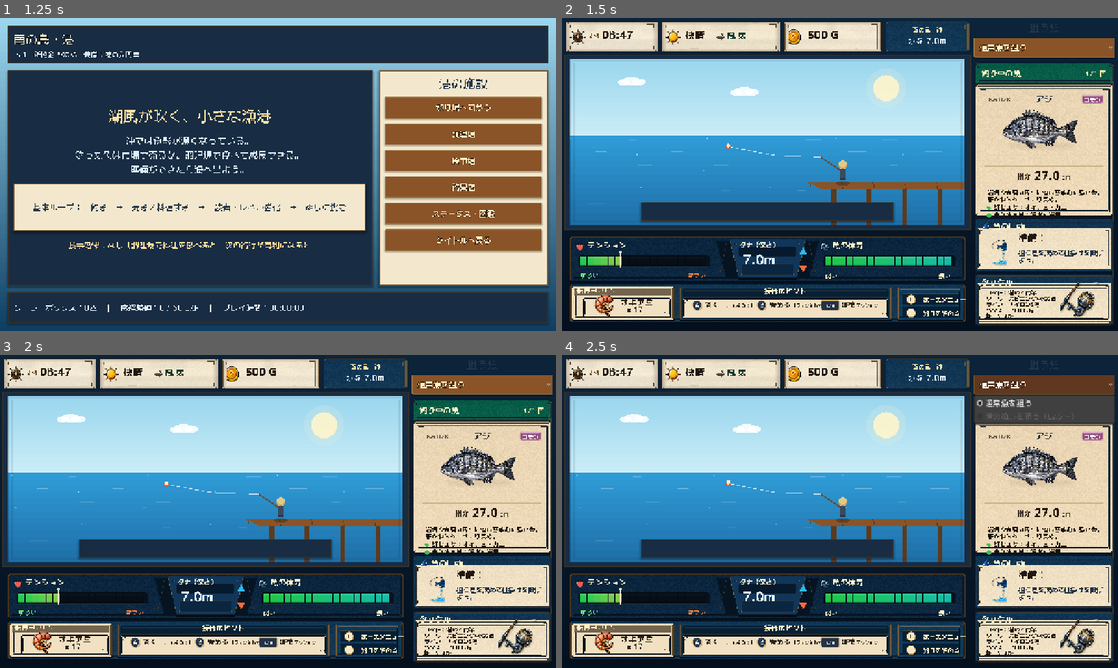
Above: before the commit, frames 1-4 (two rows, left to right).
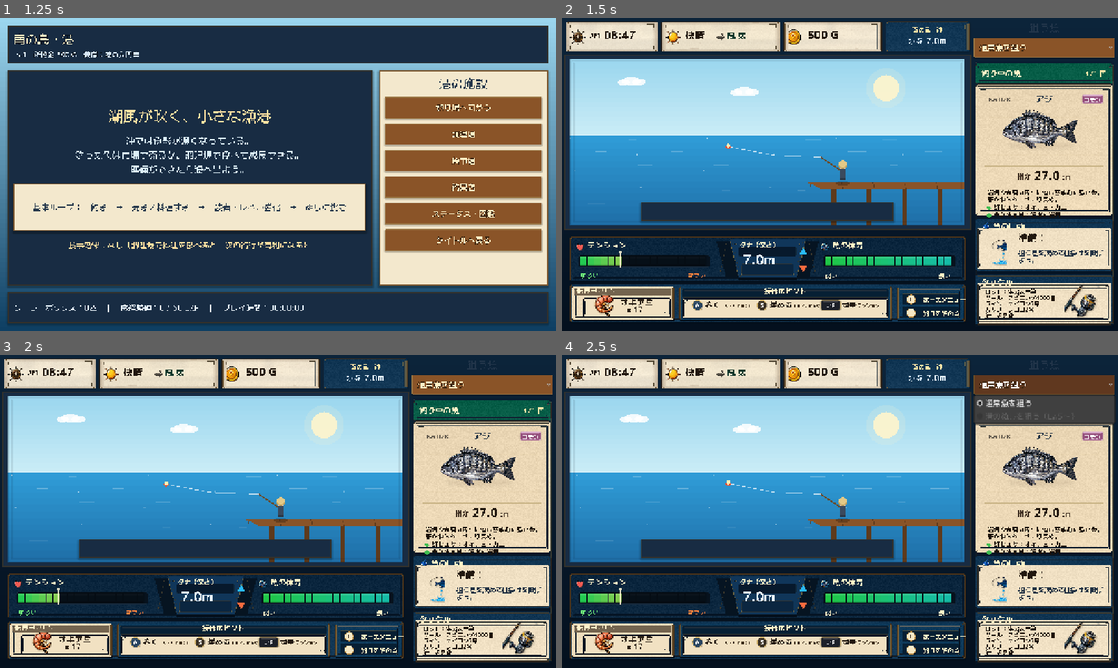
Above: after the commit, the same moments.

Repository: RYUKOU-OKUMURA/tsuri_quest_umi_mvp
Game: Godot game, scene res://scenes/main.tscn
Two runs of this game, one before a commit and one after it. Both use one fixed random seed, a clock stepped at 60 frames per second and the inputs below.
Inputs:
- Up to frame 1 (1.25 s): click "ゲームを始める" at 0.5 s
- Up to frame 2 (1.5 s): click "釣り場へ向かう" at 1.25 s
- Up to frame 3 (2 s): no input
- Up to frame 4 (2.5 s): click "通常魚を狙う" at 2 s

Frame 1 is identical in both runs. In frame 2, 1.1% of the frame differs, in the area x 5-97%, y 4-96%; in frame 3, 1.1%; in frame 4, 1.1%.

Commit message:
Freeze underwater fight v1 showcase pass

Diff:
--- a/src/ui/components/fight_hud.gd
+++ b/src/ui/components/fight_hud.gd
@@ -394,11 +394,18 @@
 
 func _draw_key_hint_compact(font: Font, rect: Rect2, key: String, label: String, note: String, active: bool = false) -> void:
 	var is_long_key := key.length() > 1
-	var key_origin := rect.position + Vector2(7.0, 5.5)
-	var key_w := 25.0 if not is_long_key else 43.0
-	var key_h := 23.0
+	var key_origin := rect.position + Vector2(6.5, 5.0)
+	var key_w := 27.0 if not is_long_key else 46.0
+	var key_h := 24.0
 	var key_rect := Rect2(key_origin, Vector2(key_w, key_h))
-	var key_fill := Color("#253247") if not active else Color("#40516c")
+	var key_fill := Color("#1c2029")
+	match key:
+		"A":
+			key_fill = Color("#28445f")
+		"B":
+			key_fill = Color("#3a3023")
+	if active:
+		key_fill = key_fill.lightened(0.18)
 	var key_border := Color("#d5b56b") if not active else Color("#ffe38f")
 	if is_long_key:
 		var style := StyleBoxFlat.new()
@@ -412,17 +419,17 @@
 		draw_line(key_rect.position + Vector2(6.0, 4.0), key_rect.position + Vector2(key_rect.size.x - 6.0, 4.0), Color(1.0, 1.0, 1.0, 0.14), 1.0)
 	else:
 		var center := key_rect.position + key_rect.size * 0.5
-		draw_circle(center + Vector2(1.0, 1.4), 11.2, Color(0.0, 0.0, 0.0, 0.22))
-		draw_circle(center, 10.5, key_fill)
-		draw_circle(center, 10.5, key_border, false, 1.0)
+		draw_circle(center + Vector2(1.0, 1.4), 12.1, Color(0.0, 0.0, 0.0, 0.22))
+		draw_circle(center, 11.4, key_fill)
+		draw_circle(center, 11.4, key_border, false, 1.0)
 		draw_line(center + Vector2(-6.0, -5.5), center + Vector2(6.0, -5.5), Color(1.0, 1.0, 1.0, 0.16), 1.0)
-	var key_size := 13 if not is_long_key else 11
+	var key_size := 14 if not is_long_key else 12
 	var key_text_w := font.get_string_size(key, HORIZONTAL_ALIGNMENT_LEFT, -1, key_size).x
-	_draw_text(font, key, key_rect.position + Vector2((key_rect.size.x - key_text_w) * 0.5, 16.2), key_size, Color.WHITE, 1)
-	var label_size := 16 if not is_long_key else 15
+	_draw_text(font, key, key_rect.position + Vector2((key_rect.size.x - key_text_w) * 0.5, 17.0), key_size, Color.WHITE, 1)
+	var label_size := 17 if not is_long_key else 16
 	var note_size := 11 if not is_long_key else 10
-	var label_pos := key_rect.position + Vector2(key_rect.size.x + (6.0 if not is_long_key else 5.0), 16.2)
-	_draw_text(font, label, label_pos, label_size, Color("#2b2117"), 0)
+	var label_pos := key_rect.position + Vector2(key_rect.size.x + (5.0 if not is_long_key else 4.0), 17.0)
+	_draw_text(font, label, label_pos, label_size, Color("#21170f"), 0)
 	var note_font := FightFontsScript.regular(get_theme_default_font())
 	var note_text := _compact_control_note(note)
 	if not is_long_key:
@@ -431,9 +438,10 @@
 	var note_pos := label_pos + Vector2(label_w + (3.0 if is_long_key else 2.0), 0.0)
 	var available_w := rect.end.x - note_pos.x - 1.0
 	var note_w := note_font.get_string_size(note_text, HORIZONTAL_ALIGNMENT_LEFT, -1, note_size).x
-	if note_w > available_w:
+	while note_w > available_w and note_size > 9:
 		note_size = max(9, note_size - 1)
-	_draw_text(note_font, note_text, note_pos, note_size, Color("#2b2117"), 0)
+		note_w = note_font.get_string_size(note_text, HORIZONTAL_ALIGNMENT_LEFT, -1, note_size).x
+	_draw_text(note_font, note_text, note_pos, note_size, Color("#3a2a18"), 0)
 
 
 func _draw_key_row(font: Font, pos: Vector2, key: String, label: String) -> void:
--- a/src/ui/components/fight_sidebar.gd
+++ b/src/ui/components/fight_sidebar.gd
@@ -197,8 +197,8 @@
 	var has_tackle_icon := _tackle_card_icon != null or _icons != null
 	var icon_reserved_width := 12.0
 	if has_tackle_icon:
-		icon_reserved_width = 112.0 if _sidebar_frame != null else 66.0
-	var text_offset := Vector2(15.0, 14.0) if _sidebar_frame != null else Vector2(12.0, 14.0)
+		icon_reserved_width = 104.0 if _sidebar_frame != null else 66.0
+	var text_offset := Vector2(14.0, 12.0) if _sidebar_frame != null else Vector2(12.0, 14.0)
 	var text_width := body.size.x - icon_reserved_width - text_offset.x
 	var lines: Array[String] = []
 	if _sidebar_frame != null:
@@ -223,7 +223,7 @@
 		var line_color := Color("#160d07") if _sidebar_frame != null and i == 0 else tackle_text_color
 		_draw_wrapped(line_font, lines[i], body.position + text_offset + Vector2(0.0, float(i) * tackle_line_gap), text_width, tackle_font_size, line_color, 1, tackle_font_size + 2.0)
 	if _tackle_card_icon != null or _icons != null:
-		var icon_rect := Rect2(body.end - Vector2(134.0, 98.0), Vector2(130.0, 94.0)) if _sidebar_frame != null else Rect2(body.end - Vector2(50.0, 50.0), Vector2(40.0, 40.0))
+		var icon_rect := Rect2(body.end - Vector2(122.0, 90.0), Vector2(118.0, 86.0)) if _sidebar_frame != null else Rect2(body.end - Vector2(50.0, 50.0), Vector2(40.0, 40.0))
 		_draw_tackle_icon(icon_rect)
 	else:
 		_draw_simple_rod(body.position + Vector2(body.size.x - 62.0, body.size.y - 24.0))
--- a/src/ui/components/fight_status_bar.gd
+++ b/src/ui/components/fight_status_bar.gd
@@ -94,9 +94,9 @@
 	var title_y := rect.position.y + rect.size.y * 0.40
 	var body_y := rect.position.y + rect.size.y * 0.72
 	if not dark and title == "AM":
-		var am_y := rect.position.y + rect.size.y * 0.55
-		_draw_text_clipped(regular_font, title, Vector2(text_x - 4.0, am_y), 14, title_color, max_width, outline)
-		_draw_text_clipped(font, body, Vector2(text_x + 26.0, am_y + 1.0), 24, body_color, max_width - 26.0, outline)
+		var am_y := rect.position.y + rect.size.y * 0.56
+		_draw_text_clipped(font, title, Vector2(text_x - 4.0, am_y), 16, Color("#21170f"), max_width, outline)
+		_draw_text_clipped(font, body, Vector2(text_x + 31.0, am_y + 1.0), 24, body_color, max_width - 31.0, outline)
 		return
 	if not dark and title == "快晴":
 		var inline_y := rect.position.y + rect.size.y * 0.57
--- a/src/ui/components/underwater_view.gd
+++ b/src/ui/components/underwater_view.gd
@@ -11,7 +11,7 @@
 const SHOWCASE_HIT_BADGE_FULL_PATH := "res://assets/showcase/underwater/hit_badge_full.png"
 const SHOWCASE_LURE_PATH := "res://assets/showcase/underwater/fight_lure.png"
 const SHOWCASE_FISH_FRAME_COUNT := 4
-const SHOWCASE_FISH_CENTER_OFFSET := Vector2(-0.058, 0.006)
+const SHOWCASE_FISH_CENTER_OFFSET := Vector2(-0.070, 0.008)
 const HIT_BURST_CENTER_RATIO := Vector2(0.49, 0.80)
 
 var simulator: FishingSimulator
@@ -539,7 +539,7 @@
 	var src := Rect2(frame_w * float(frame_index), 0.0, frame_w, frame_h)
 	var dst := Rect2(-draw_size * 0.5, draw_size)
 
-	_draw_ellipse(center + Vector2(0.0, draw_size.y * 0.34), draw_size.x * 0.26, draw_size.y * 0.055, Color(0.0, 0.0, 0.0, 0.058), 28)
+	_draw_ellipse(center + Vector2(0.0, draw_size.y * 0.35), draw_size.x * 0.30, draw_size.y * 0.066, Color(0.0, 0.0, 0.0, 0.072), 28)
 
 	draw_set_transform(Juicer.get_offset() + center, 0.0, Vector2(direction, 1.0))
 	draw_texture_rect_region(_showcase_fish_sheet, dst, src, Color.WHITE)
Not shown, changed: design-qa.md
Not shown, changed: docs/11_underwater_fight_showcase.md
Not shown, changed: tools/build_fight_full_static_compare.py
Not shown, changed: tools/build_fight_hud_static_compare.py
Not shown, changed: tools/build_fight_sidebar_static_compare.py
Not shown, changed: tools/build_fight_top_status_static_compare.py
